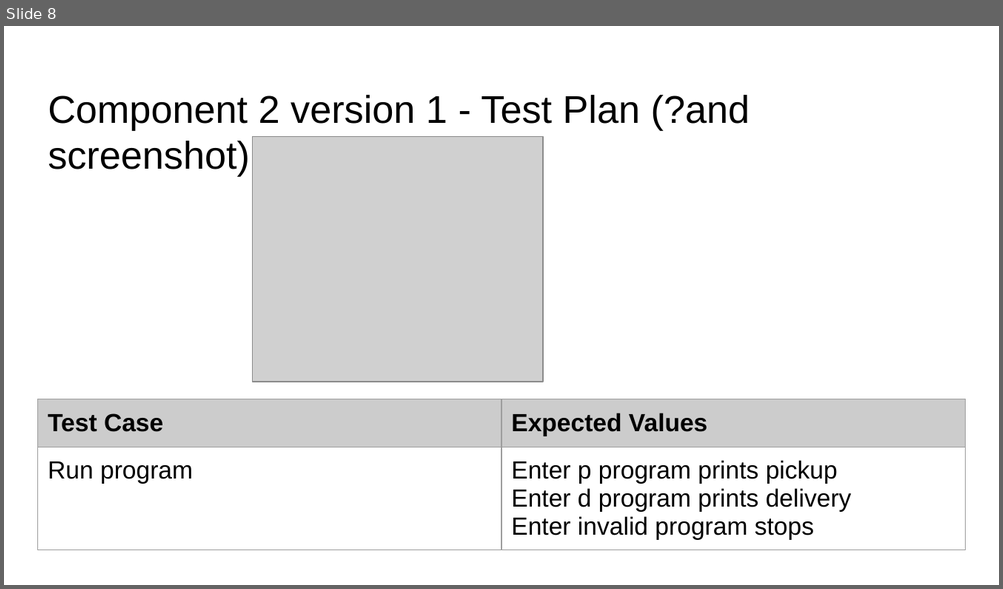
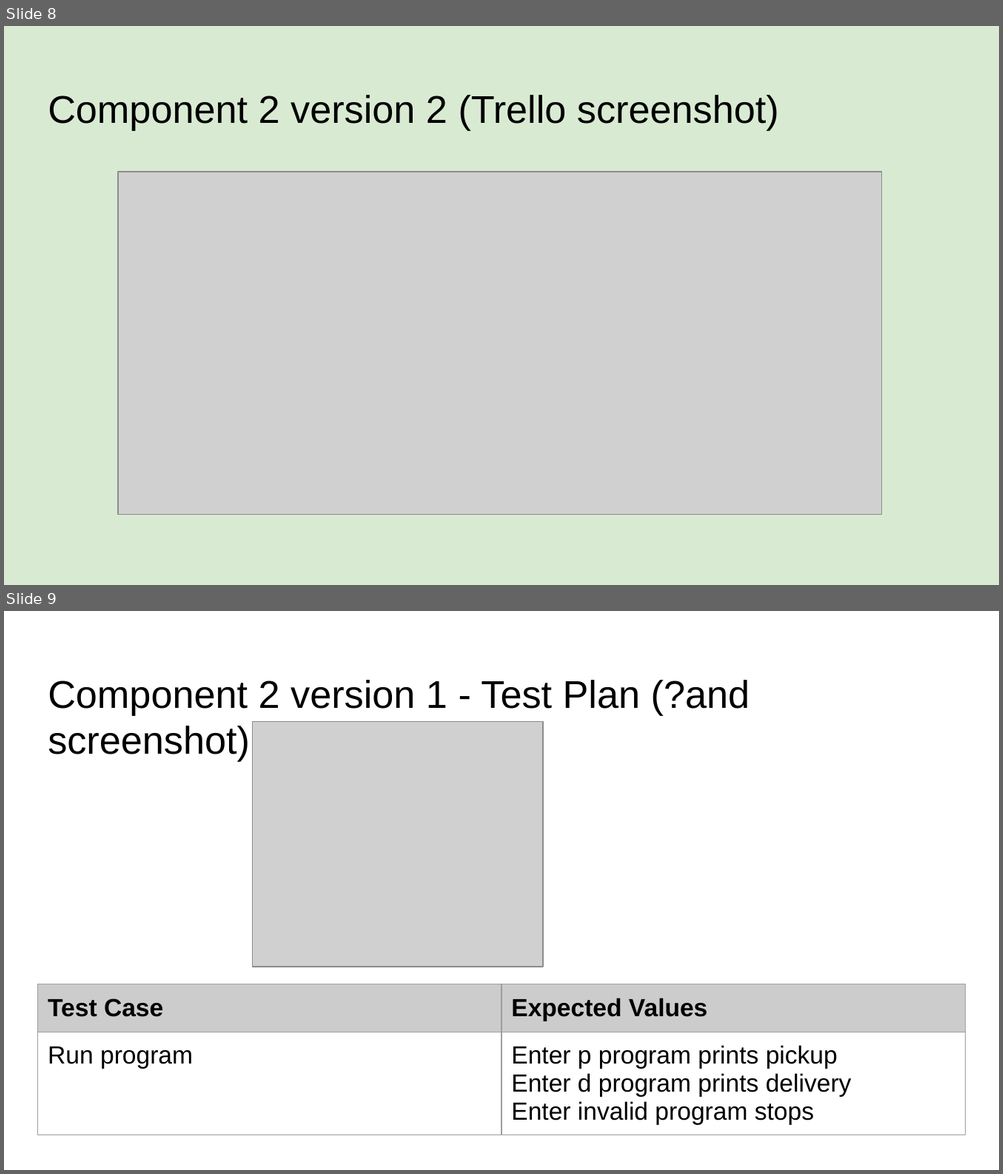
Before and after one commit to James-Wilde/Pizza_Bot, a slide deck: 022_91893+_+91897+Documentation.pptx. Shown one above the other, each under a label of ours: slide 8 before the commit, slides 8 and 9 after it. The pictures are 1003x589 and 1003x1174 pixels, drawn with LibreOffice and Linux fonts; fonts in the diff are those of the drawing; grey boxes stand for pictures. Boxes give left, top, right and bottom in pixels: in the first picture for what was removed or moved away, otherwise in the second. Text is boxed around its words. In the diff, an @@ line names an element or a change of style, - is before the commit and + after.

Commit message:
Changed ppt

```diff
--- a/022_91893+_+91897+Documentation.pptx
+++ b/022_91893+_+91897+Documentation.pptx
@@ slide 8 added at <box>4,26,999,585</box>, background #D9EAD3 @@
@@ title added at <box>48,95,779,130</box>, 28 pt, text #000000 @@
+Component 2 version 2 (Trello screenshot)
@@ picture added at <box>117,171,881,514</box> @@
@@ what was slide 8 is now slide 9 @@
```
